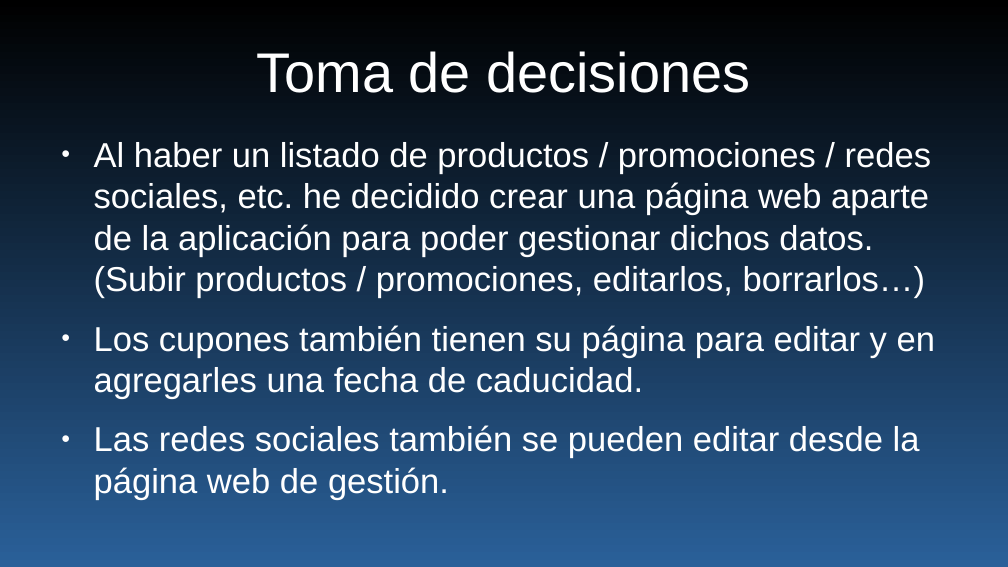
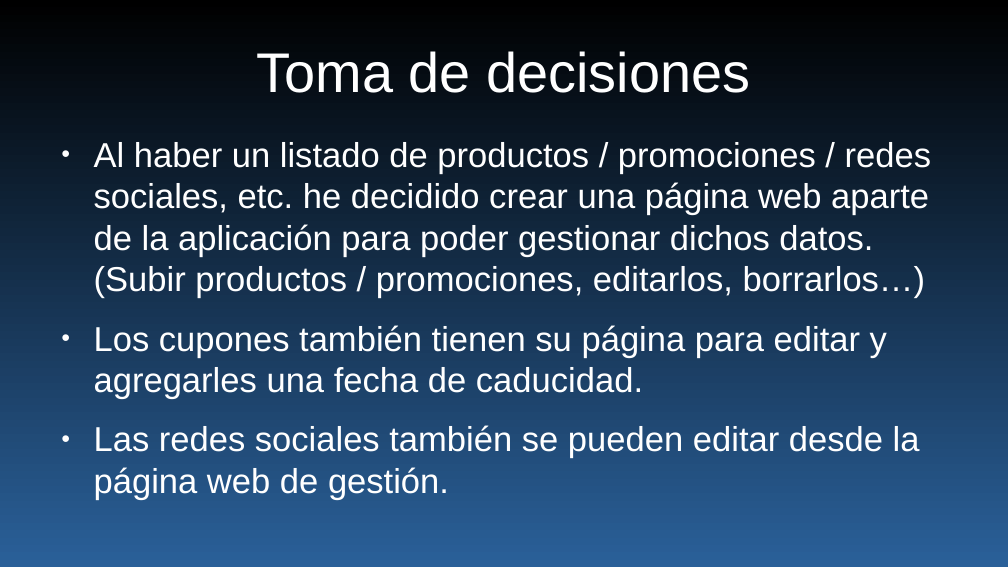
Before and after one commit to DavidAquos/TrabajoFinal, a slide deck: slide 5 of Presentación proyecto final.odp. Drawn at 1008x567 pixels with LibreOffice and Linux fonts; fonts in the diff are those of the drawing. Boxes give left, top, right and bottom in pixels: in the first picture for what was removed or moved away, otherwise in the second. Text is boxed around its words. In the diff, an @@ line names an element or a change of style, - is before the commit and + after.

```diff
--- a/Presentación proyecto final.odp
+++ b/Presentación proyecto final.odp
@@ text at (94,325,887,399): text changed @@
-● Los cupones también tienen su página para editar y en agregarles una fecha de caducidad.
+● Los cupones también tienen su página para editar y agregarles una fecha de caducidad.
```
Also in this commit, not shown: 1 other slide changed, 3 other files.
